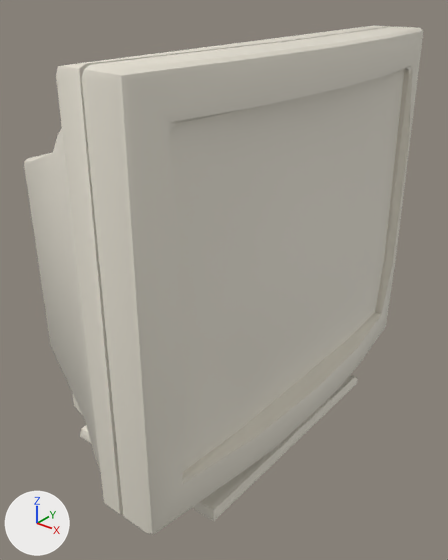
Before and after pictures for a commit that changed the glTF model web/public/assets/shop/monitor-01.lod.glb.
Rendered twice from a 50 mm lens placed at (0.546, -0.617, 0.63), pointed at (0.053, 0.0, 0.248). Every picture has the same lights, and +X, +Y and +Z are marked at lower left. The older version comes first. Where no turn or scale is listed for an object, it has been applied to the vertices.

In view in the first picture: 'Mesh_Monitor_01'.
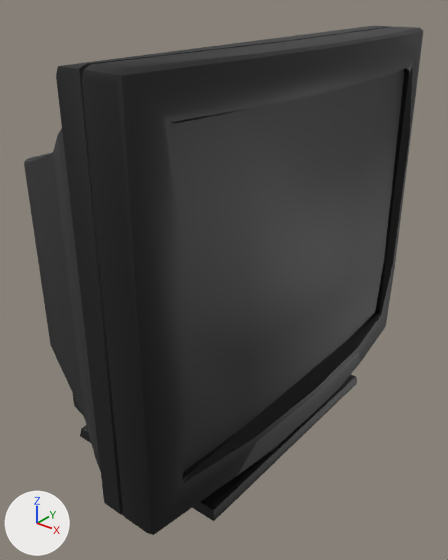
The change, as a diff of the scene's bpy script:
```diff
--- a/web/public/assets/shop/monitor-01.lod.glb.py
+++ b/web/public/assets/shop/monitor-01.lod.glb.py
@@ img_mastermaterial1px @@
+img_mastermaterial1px = load_image('MasterMaterial1px', '_unpacked/MasterMaterial1px', 32, 32, 'sRGB')
@@ mat_mastermaterial @@
 mat_mastermaterial = principled_material('MasterMaterial')
-mat_mastermaterial.base_color = (0.78, 0.74, 0.64)  # white #e5dfd1
-mat_mastermaterial.roughness = 0.6
+mat_mastermaterial.texture = img_mastermaterial1px
```

Where the change shows, as pixel boxes (x1, y1, x2, y2) in the pictures (448 x 560 px):
'Mesh_Monitor_01', surface changed (white to black): (24, 26, 423, 535) in both
